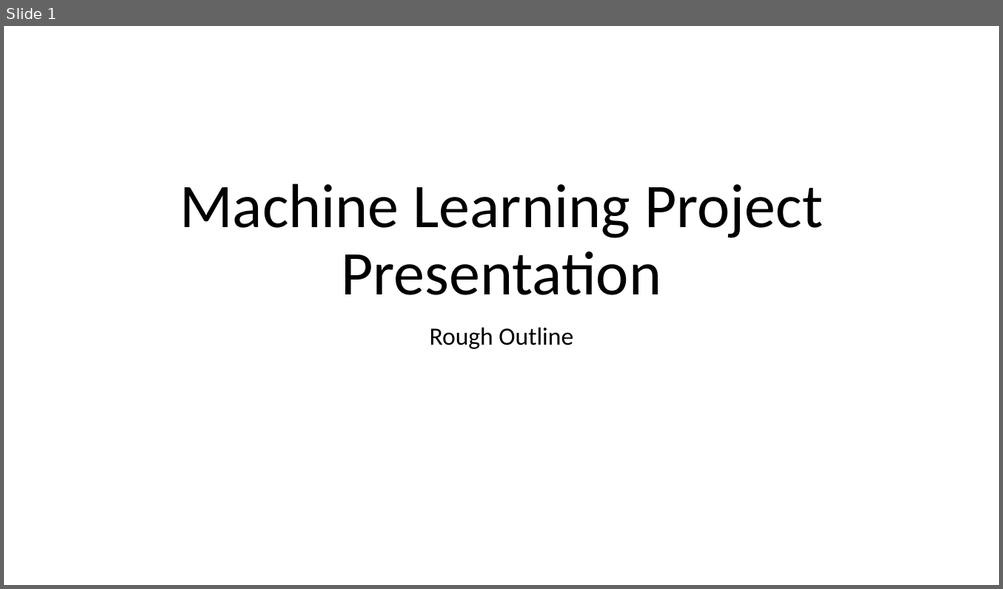
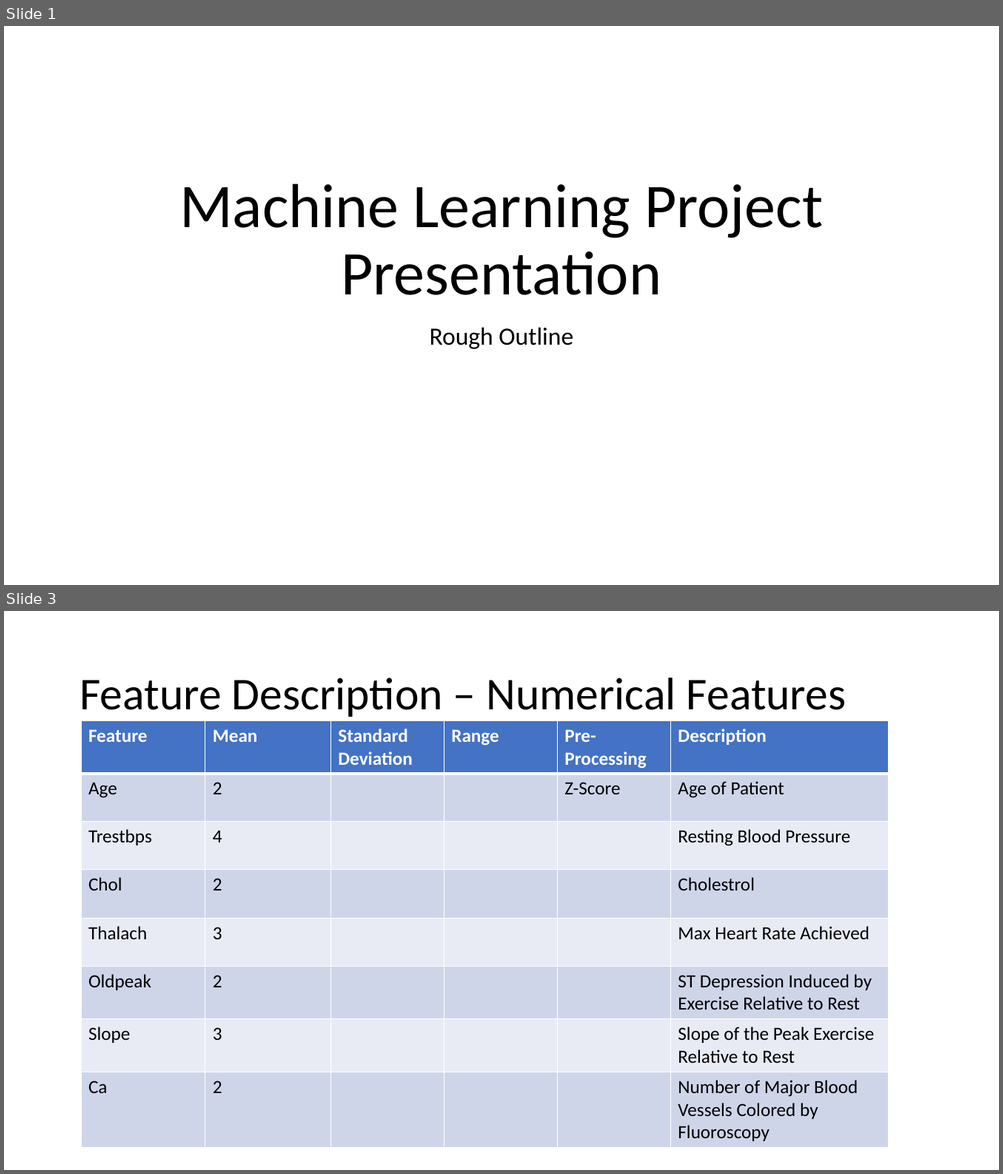
Before and after one commit to randm4940/CS-7830-Fall-2019-Project, a slide deck: documents/presentation.pptx. Shown one above the other, each under a label of ours: slide 1 before the commit, slides 1 and 3 after it; the slides between them are not shown. The pictures are 1003x589 and 1003x1174 pixels, drawn with LibreOffice and Linux fonts; fonts in the diff are those of the drawing. Boxes give left, top, right and bottom in pixels: in the first picture for what was removed or moved away, otherwise in the second. Text is boxed around its words. In the diff, an @@ line names an element or a change of style, - is before the commit and + after.

```diff
--- a/documents/presentation.pptx
+++ b/documents/presentation.pptx
@@ slide 3 added at [4, 611, 999, 1170], background #FFFFFF @@
@@ title added at [79, 678, 845, 717], 44 pt, text #000000 @@
+Feature Description – Numerical Features
@@ table added at [81, 721, 888, 1145], 8 rows, 6 columns @@
+Feature | Mean | Standard Deviation | Range | Pre-Processing | Description
+Age | 2 |  |  | Z-Score | Age of Patient
+Trestbps | 4 |  |  |  | Resting Blood Pressure
+Chol | 2 |  |  |  | Cholestrol
+Thalach | 3 |  |  |  | Max Heart Rate Achieved
+Oldpeak | 2 |  |  |  | ST Depression Induced by Exercise Relative to Rest
+Slope | 3 |  |  |  | Slope of the Peak Exercise Relative to Rest
+Ca | 2 |  |  |  | Number of Major Blood Vessels Colored by Fluoroscopy
```
Also in this commit, not shown: 3 slides changed, 8 other slides added, 4 slides removed, 1 other file.
